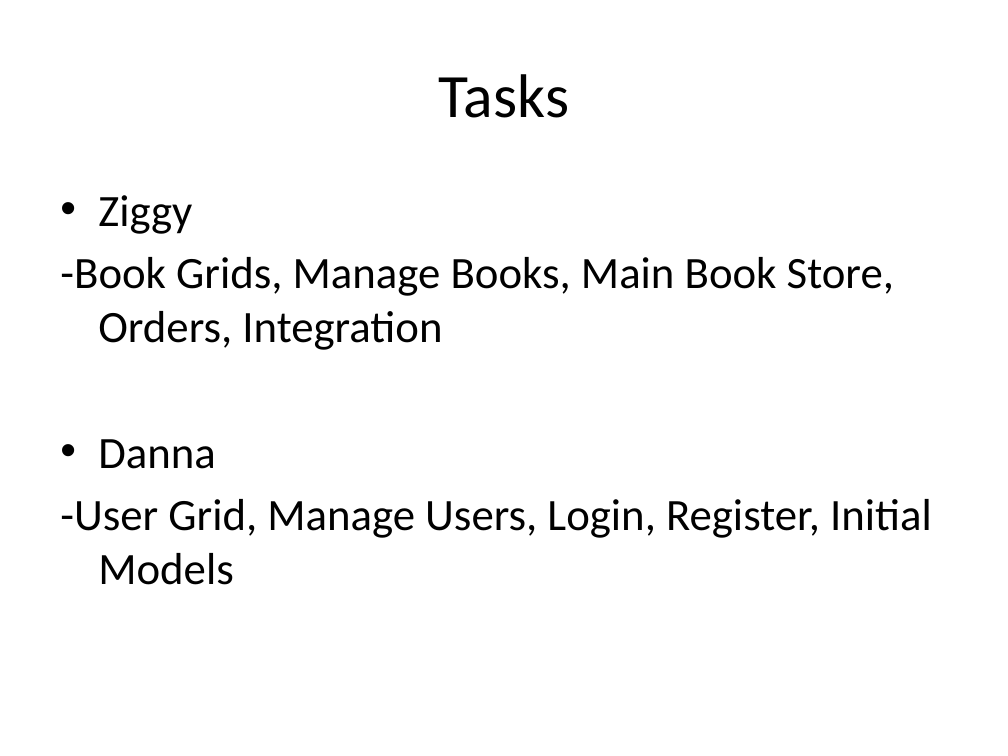
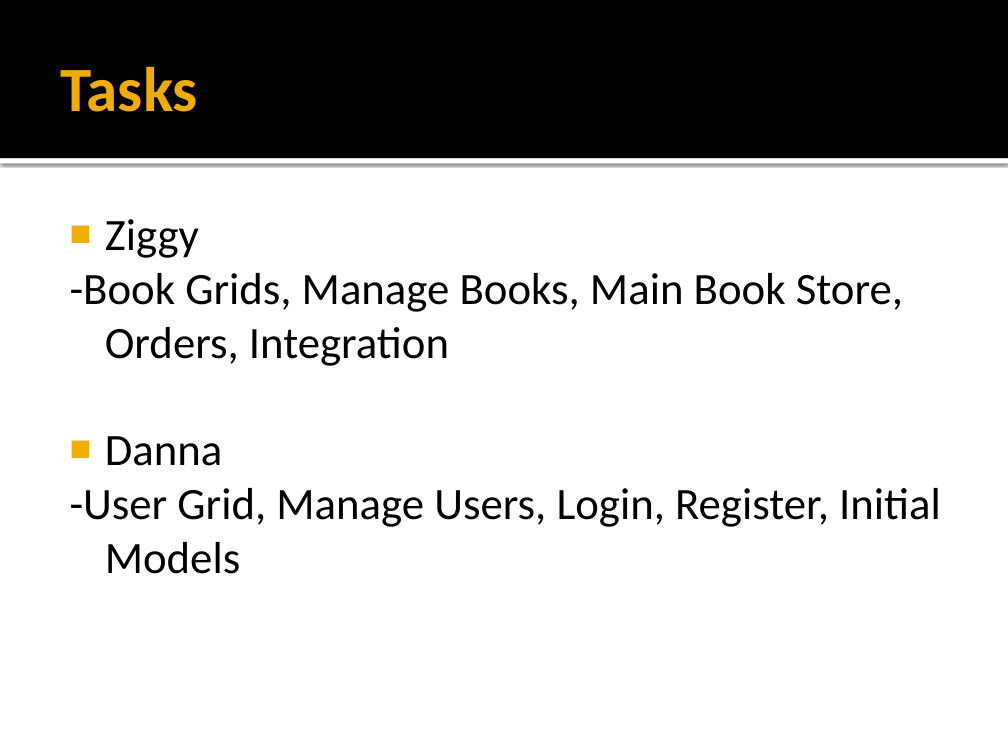
Before and after one commit to MNLBC/Group2Projects, a slide deck: slide 2 of 8. Pair Project/1. Danna Ziggy/BookManagement.pptx. Drawn at 1008x756 pixels with LibreOffice and Linux fonts; fonts in the diff are those of the drawing. Boxes give left, top, right and bottom in pixels: in the first picture for what was removed or moved away, otherwise in the second. Text is boxed around its words. In the diff, an @@ line names an element or a change of style, - is before the commit and + after.

Commit message:
W3D5_Project - Danna Ziggy - Update PPT

```diff
--- a/8. Pair Project/1. Danna Ziggy/BookManagement.pptx
+++ b/8. Pair Project/1. Danna Ziggy/BookManagement.pptx
@@ rectangle added at <box>0,0,1008,158</box>, fill #000000 @@
@@ title "Tasks": place and size @@
-title "Tasks" at <box>439,74,569,118</box>
+title "Tasks" at <box>60,66,197,112</box>
@@ title "Tasks" at <box>60,66,197,112</box>: size 44 to 45 pt, text colour #000000 to #F0AD00, bold on; alignment centre to left @@
@@ rectangle added at <box>0,158,1008,163</box>, fill #FFFFFF @@
@@ text "Ziggy": place and size @@
-text "Ziggy" at <box>60,195,932,585</box>
+text "Ziggy" at <box>70,219,941,574</box>
@@ text "Ziggy" at <box>70,219,941,574</box>: bullet • to ■; less space between paragraphs; indent changed @@
```
Also in this commit, not shown: 4 other slides changed, 10 other files.
